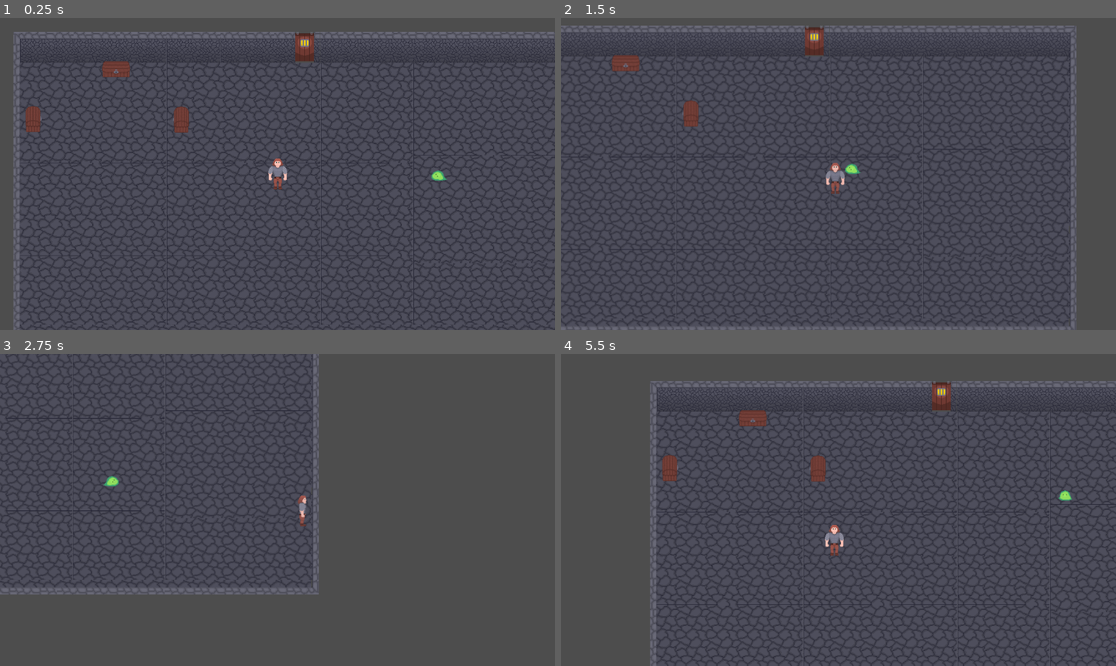
Above: before the commit, frames 1-4 (two rows, left to right).
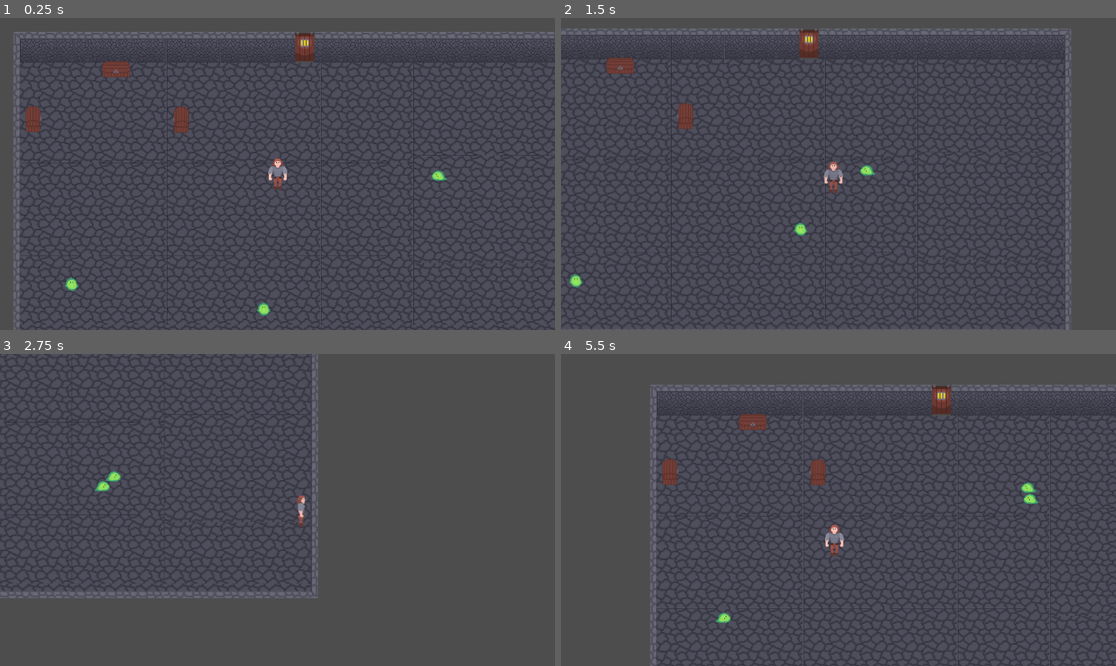
Above: after the commit, the same moments.

Repository: EsderJ10/proyecto-lqs
Game: Godot game, scene res://Scenes/test_room.tscn
The game is run twice, just before and just after one commit, with the same random seed, the same clock (stepped at 60 frames per second) and the same inputs.
Inputs (mouse positions are in pixels of both pictures, inside the frame that each line leads up to):
- Up to frame 1 (0.25 s): no input
- Up to frame 2 (1.5 s): move the mouse to (960, 158) at 0.52 s; hold Right (move_right) 0.53-1.28 s; tap E (open_chest) at 0.6 s; move the mouse to (727, 189) at 1.27 s; hold Down (move_down) from 1.28 s (still down); click (727, 189) at 1.35 s
- Up to frame 3 (2.75 s): move the mouse to (333, 441) at 2.02 s; release Down (move_down) at 2.03 s; hold Right (move_right) from 2.03 s (still down); tap Space (player_dash) at 2.1 s
- Up to frame 4 (5.5 s): move the mouse to (810, 572) at 2.77 s; release Right (move_right) at 2.78 s; hold Up (move_up) 2.78-3.53 s; tap E (open_chest) at 2.85, 5.1 s; move the mouse to (1005, 556) at 3.52 s; hold Left (move_left) 3.53-5.03 s; click (1005, 556) at 3.6 s; move the mouse to (672, 463) at 4.27 s; tap Space (player_dash) at 4.35 s; move the mouse to (866, 510) at 5.02 s; hold Down (move_down) from 5.03 s (still down)

The runs differ from the first frame. In frame 1, 0.2% of the frame differs, in the area x 11-81%, y 49-96%; in frame 2, 10%, in the area x 0-93%, y 2-100%; in frame 3, 5.1%; in frame 4, 9.8%.

Commit message:
Improved enemy class and handling of enemies for open_door #24

Diff:
--- a/Scenes/slime.tscn
+++ b/Scenes/slime.tscn
@@ -26,7 +26,7 @@
 "texture": SubResource("AtlasTexture_eglbl")
 }],
 "loop": true,
-"name": &"down",
+"name": &"move_down",
 "speed": 5.0
 }, {
 "frames": [{
@@ -34,7 +34,7 @@
 "texture": SubResource("AtlasTexture_eis3o")
 }],
 "loop": true,
-"name": &"left",
+"name": &"move_left",
 "speed": 5.0
 }, {
 "frames": [{
@@ -42,7 +42,7 @@
 "texture": SubResource("AtlasTexture_01xv1")
 }],
 "loop": true,
-"name": &"right",
+"name": &"move_right",
 "speed": 5.0
 }, {
 "frames": [{
@@ -50,7 +50,7 @@
 "texture": SubResource("AtlasTexture_vug05")
 }],
 "loop": true,
-"name": &"up",
+"name": &"move_up",
 "speed": 5.0
 }]
 
@@ -67,7 +67,7 @@
 
 [node name="AnimatedSprite2D" type="AnimatedSprite2D" parent="."]
 sprite_frames = SubResource("SpriteFrames_nbbck")
-animation = &"down"
+animation = &"move_up"
 
 [node name="CollisionShape2D" type="CollisionShape2D" parent="."]
 shape = SubResource("CapsuleShape2D_gvihc")
--- a/Scenes/test_room.tscn
+++ b/Scenes/test_room.tscn
@@ -997,3 +997,9 @@
 
 [node name="Door" parent="." instance=ExtResource("6_548gw")]
 position = Vector2(601, 32)
+
+[node name="Slime2" parent="." instance=ExtResource("4_ql2hy")]
+position = Vector2(119, 522)
+
+[node name="Slime3" parent="." instance=ExtResource("4_ql2hy")]
+position = Vector2(516, 589)
--- a/Scripts/Assets/door.gd
+++ b/Scripts/Assets/door.gd
@@ -6,48 +6,54 @@
 var current_state: DoorState = DoorState.CLOSED
 
 # Node references
-@export var auto_register_slimes: bool = true
+@export var auto_register_enemies: bool = true
+@export var open_when_cleared: bool = true
 @export_group("Components")
 @onready var animated_sprite: AnimatedSprite2D = $AnimatedSprite2D
 @onready var collision_shape: CollisionShape2D = $CollisionShape2D
 @onready var open_timer: Timer = $OpenTimer
 
 # Variables
-var active_slimes: int = 0
-var registered_slimes: Array[Slime] = []
+var active_enemies: int = 0
+var registered_enemies: Array[Enemy] = []
 
 func _ready() -> void:
 	set_state(DoorState.CLOSED)
 
-	if !open_timer.timeout.is_connected(_on_open_timer_timeout):
+	if open_timer and !open_timer.timeout.is_connected(_on_open_timer_timeout):
 		open_timer.timeout.connect(_on_open_timer_timeout)
 
-	if auto_register_slimes:
-		register_all_slimes()
+	# Wait one frame to ensure all enemies are initialized
+	await get_tree().process_frame
 
-# Register all slimes in the scene
-func register_all_slimes() -> void:
-	var slimes = get_tree().get_nodes_in_group("slimes")
-	for slime in slimes:
-		register_slime(slime)
+	if auto_register_enemies:
+		register_all_enemies()
 
-# Register an individual slime
-func register_slime(slime: Slime) -> void:
-	if slime == null or not is_instance_valid(slime):
+# Register all enemies in the scene
+func register_all_enemies() -> void:
+	var enemies = get_tree().get_nodes_in_group("enemies")
+	for enemy in enemies:
+		register_enemy(enemy)
+
+	print("** Door registered a total of %d enemies" % active_enemies)
+
+# Register an individual enemy
+func register_enemy(enemy: Enemy) -> void:
+	if enemy == null or not is_instance_valid(enemy):
 		return
 
 	# Only register if not already registered
-	if not slime in registered_slimes:
-		registered_slimes.append(slime)
-		active_slimes += 1
+	if registered_enemies.find(enemy) == -1:
+		registered_enemies.append(enemy)
+		active_enemies += 1
 
-		# Ensure slime is in the slimes group
-		if not slime.is_in_group("slimes"):
-			slime.add_to_group("slimes")
+		# Ensure enemy is in the enemies group
+		if not enemy.is_in_group("enemies"):
+			enemy.add_to_group("enemies")
 
-		# Connect to the died signal if not already connected
-		if not slime.slime_died.is_connected(_on_slime_died):
-			slime.slime_died.connect(_on_slime_died)
+		# Connect to the enemy_died signal
+		if not enemy.enemy_died.is_connected(_on_enemy_died):
+			enemy.enemy_died.connect(_on_enemy_died.bind(enemy))
 
 # Sets the door state and updates visuals/physics
 func set_state(new_state: DoorState) -> void:
@@ -63,31 +69,54 @@
 		DoorState.OPENING:
 			animated_sprite.play("open_door")
 			# Calculate animation duration
-			var animation_duration = _calculate_animation_duration("open_door")
+			var animation_duration = calculate_animation_duration("open_door")
 			open_timer.start(animation_duration)
 		DoorState.OPENED:
 			animated_sprite.play("opened")
 			collision_shape.set_deferred("disabled", true)
 
 # Calculate animation duration in seconds
-func _calculate_animation_duration(animation_name: String) -> float:
+func calculate_animation_duration(animation_name: String) -> float:
+	if not animated_sprite.sprite_frames.has_animation(animation_name):
+		push_error("* Animation '%s' not found" % animation_name)
+		return 1.0
+
 	var frames = animated_sprite.sprite_frames.get_frame_count(animation_name)
 	var speed = animated_sprite.sprite_frames.get_animation_speed(animation_name)
 
-	return (frames / speed)
+	return (frames / speed) if speed > 0 else 1.0
 
-func _on_slime_died() -> void:
-	active_slimes = max(0, active_slimes - 1)
+# Called when any registered enemy dies
+func _on_enemy_died(enemy: Enemy = null) -> void:
+	# Remove from registered list if specified
+	if enemy != null and enemy in registered_enemies:
+		registered_enemies.erase(enemy)
+
+	active_enemies = max(0, active_enemies - 1)
+	print("** Enemy defeated. Remaining enemies: %d" % active_enemies)
 
 	# Check if we should open the door
-	if active_slimes <= 0 and current_state == DoorState.CLOSED:
+	if open_when_cleared and active_enemies <= 0 and current_state == DoorState.CLOSED:
 		open_door()
 
 func open_door() -> void:
 	if current_state == DoorState.CLOSED:
 		set_state(DoorState.OPENING)
 
-# Called when the opening animation should be complete
+# Called when the opening animation completes
 func _on_open_timer_timeout() -> void:
 	if current_state == DoorState.OPENING:
 		set_state(DoorState.OPENED)
+
+# Manually register a new enemy that spawns during gameplay
+func add_enemy(enemy: Enemy) -> void:
+	register_enemy(enemy)
+
+# Force the door to open regardless of enemy count
+func force_open() -> void:
+	open_door()
+
+# Manual override to close an open door
+func close_door() -> void:
+	if current_state != DoorState.CLOSED:
+		set_state(DoorState.CLOSED)
--- a/Scripts/Enemies/enemy.gd
+++ b/Scripts/Enemies/enemy.gd
@@ -9,16 +9,21 @@
 var current_state: EnemyState = EnemyState.IDLE
 
 # Properties
-var speed: int
-var max_speed: int
-var follow_smoothing: float
-var damage: int
-var attack_cooldown: float
-var stun_time: float
-var attack_range: float
-var health_points: int
-var hit_knockback_force: float
-var hit_flash_duration: float
+@export_group("Movement")
+@export var speed: int = 150
+@export var max_speed: int = 200
+@export var follow_smoothing: float = 5.0
+
+@export_group("Combat")
+@export var damage: int = 1
+@export var attack_cooldown: float = 1.0
+@export var stun_time: float = 0.3
+@export var attack_range: float = 50.0
+
+@export_group("Health")
+@export var health_points: int = 3
+@export var hit_knockback_force: float = 200.0
+@export var hit_flash_duration: float = 0.15
 
 # State tracking variables
 var player: Player = null
@@ -26,23 +31,26 @@
 var can_attack: bool = true
 
 # Node references
-# Child classes will assign these in their initialize method
-var animated_sprite: AnimatedSprite2D
-var detection_area: Area2D
-var collision_shape: CollisionShape2D
-var stun_timer: Timer
-var attack_cooldown_timer: Timer
+@onready var animated_sprite: AnimatedSprite2D = $AnimatedSprite2D
+@onready var detection_area: Area2D = $DetectionArea
+@onready var collision_shape: CollisionShape2D = $CollisionShape2D
+@onready var stun_timer: Timer = $StunTimer
+@onready var attack_cooldown_timer: Timer = $AttackCooldownTimer
 
 func _ready() -> void:
-	# Child classes must implement _ready() and call initialize with their nodes
-	pass
-
-# Initialize function that child classes must call
-# Child classes should override this, not call it with parameters
+	# Initialize the enemy
+	initialize()
+
+# Initialize function that child classes can override
 func initialize() -> void:
 	# Configure timers
-	stun_timer.wait_time = stun_time
-	attack_cooldown_timer.wait_time = attack_cooldown
+	if stun_timer:
+		stun_timer.wait_time = stun_time
+		stun_timer.one_shot = true
+
+	if attack_cooldown_timer:
+		attack_cooldown_timer.wait_time = attack_cooldown
+		attack_cooldown_timer.one_shot = true
 
 func _physics_process(delta: float) -> void:
 	match current_state:
@@ -52,7 +60,7 @@
 			# Apply friction when stunned
 			velocity = velocity.lerp(Vector2.ZERO, 0.1)
 		EnemyState.CHASING:
-			if player and is_instance_valid(player):
+			if is_instance_valid(player):
 				chase_player(delta)
 				# Try to attack if close enough and can attack
 				if can_attack and global_position.distance_to(player.global_position) <= attack_range:
@@ -75,15 +83,16 @@
 	var direction_to_player = (player.global_position - global_position).normalized()
 	target_velocity = direction_to_player * speed
 
+	# Improved smoothing with delta
 	velocity = velocity.lerp(target_velocity, delta * follow_smoothing)
 
 	# Cap to max speed
 	if velocity.length() > max_speed:
 		velocity = velocity.normalized() * max_speed
 
-# Must be implemented by child classes
+# Virtual method for animation updates
 func update_animation() -> void:
-	assert(false, "Function 'update_animation' must be implemented by the child class")
+	push_error("Function 'update_animation' must be implemented by the child class")
 
 func get_direction_name(direction: Vector2) -> String:
 	# Get cardinal direction name based on vector2
@@ -93,13 +102,13 @@
 		return "down" if direction.y > 0 else "up"
 
 func get_player_direction() -> Vector2:
-	if player and is_instance_valid(player):
+	if is_instance_valid(player):
 		return (player.global_position - global_position).normalized()
 	return Vector2.DOWN
 
 func _on_detection_area_body_entered(body: Node2D) -> void:
 	if body is Player and current_state != EnemyState.DEAD:
-		player = body as Player
+		player = body
 		transition_to_state(EnemyState.CHASING)
 
 func _on_detection_area_body_exited(body: Node2D) -> void:
@@ -125,58 +134,67 @@
 	stun_timer.start()
 
 func flash_on_hit() -> void:
+	if not is_instance_valid(animated_sprite):
+		return
+
 	# Hit flash effect
 	animated_sprite.modulate = Color(1.5, 1.5, 1.5, 1)  # Bright white flash
 
-	# Return to normal after a short duration
+	# Return to normal after a short duration using a tween
 	var tween = create_tween()
 	tween.tween_property(animated_sprite, "modulate", Color(1, 1, 1, 1), hit_flash_duration)
 
 func apply_knockback() -> void:
-	if player and is_instance_valid(player):
+	if is_instance_valid(player):
 		var knockback_direction = (global_position - player.global_position).normalized()
 		velocity = knockback_direction * hit_knockback_force
 
-# Must be implemented by child classes if they have specific attack behavior
 func attack_player() -> void:
-	if not player or not is_instance_valid(player) or current_state == EnemyState.DEAD:
+	if not is_instance_valid(player) or current_state == EnemyState.DEAD:
 		return
 
 	# Cooldown
 	can_attack = false
 	attack_cooldown_timer.start()
 
+	# Apply damage to player
 	player.take_damage(damage, global_position)
 
+	# Add a little lunge effect
 	var lunge_direction = get_player_direction()
 	velocity += lunge_direction * 100
 
 func _on_stun_timer_timeout() -> void:
 	if current_state == EnemyState.STUNNED:
-		transition_to_state(EnemyState.CHASING if player and is_instance_valid(player) else EnemyState.IDLE)
+		transition_to_state(EnemyState.CHASING if is_instance_valid(player) else EnemyState.IDLE)
 
 func _on_attack_cooldown_timer_timeout() -> void:
 	can_attack = true
 
-# Can be overridden by child classes for custom death behavior
+# Virtual method for death behavior
 func die() -> void:
 	transition_to_state(EnemyState.DEAD)
-	collision_shape.set_deferred("disabled", true)
-	set_collision_layer_value(1, false)  # Disable collisions
+
+	# Disable collisions
+	if collision_shape:
+		collision_shape.set_deferred("disabled", true)
+	set_collision_layer_value(1, false)
 
 	# Emit signal
 	enemy_died.emit()
 
 	# Fade out effect
-	var tween = create_tween()
-	tween.tween_property(animated_sprite, "modulate", Color(1, 1, 1, 0), 0.5)
-	tween.tween_callback(queue_free)
+	if is_instance_valid(animated_sprite):
+		var tween = create_tween()
+		tween.tween_property(animated_sprite, "modulate", Color(1, 1, 1, 0), 0.5)
+		tween.tween_callback(queue_free)
 
 func transition_to_state(new_state: EnemyState) -> void:
 	# Exit current state
 	match current_state:
 		EnemyState.STUNNED:
-			animated_sprite.modulate = Color(1, 1, 1) # Reset color
+			if is_instance_valid(animated_sprite):
+				animated_sprite.modulate = Color(1, 1, 1) # Reset color
 
 	# Update the state
 	current_state = new_state
@@ -184,4 +202,5 @@
 	# Enter new state
 	match new_state:
 		EnemyState.STUNNED:
-			animated_sprite.modulate = Color(1, 0.5, 0.5)  # Red tint when stunned
+			if is_instance_valid(animated_sprite):
+				animated_sprite.modulate = Color(1, 0.5, 0.5)  # Red tint when stunned
--- a/Scripts/Enemies/slime.gd
+++ b/Scripts/Enemies/slime.gd
@@ -4,78 +4,55 @@
 # Signals
 signal slime_died
 
-# Slime specific properties
-@export_group("Movement")
-@export var speed_value: int = 157
-@export var max_speed_value: int = 211
-@export var follow_smoothing_value: float = 5.0
-
-@export_group("Combat")
-@export var damage_value: int = 1
-@export var attack_cooldown_value: float = 1.0
-@export var stun_time_value: float = 0.2
-@export var attack_range_value: float = 60.0
-
-@export_group("Health")
-@export var health_points_value: int = 5
-@export var hit_knockback_force_value: float = 200.0
-@export var hit_flash_duration_value: float = 0.15
-
-# Node references defined with @onready
-@onready var slime_animated_sprite: AnimatedSprite2D = $AnimatedSprite2D
-@onready var slime_detection_area: Area2D = $DetectionArea
-@onready var slime_collision_shape: CollisionShape2D = $DetectionArea/CollisionShape2D
-@onready var slime_stun_timer: Timer = $StunTimer
-@onready var slime_attack_cooldown_timer: Timer = $AttackCooldownTimer
+# Node references
+@onready var animation_player: AnimationPlayer = $AnimationPlayer if has_node("AnimationPlayer") else null
 
 func _ready() -> void:
-	# Set properties from exported values
-	speed = speed_value
-	max_speed = max_speed_value
-	follow_smoothing = follow_smoothing_value
-	damage = damage_value
-	attack_cooldown = attack_cooldown_value
-	stun_time = stun_time_value
-	attack_range = attack_range_value
-	health_points = health_points_value
-	hit_knockback_force = hit_knockback_force_value
-	hit_flash_duration = hit_flash_duration_value
+	# Add to group for easier management
+	add_to_group("enemies")
 
-	# Assign node references before initializing
-	animated_sprite = slime_animated_sprite
-	detection_area = slime_detection_area
-	collision_shape = slime_collision_shape
-	stun_timer = slime_stun_timer
-	attack_cooldown_timer = slime_attack_cooldown_timer
+	# Parent class handles initialization through _ready and initialize()
+	super._ready()
 
-	# Initialize the enemy with node references already assigned
-	initialize()
-
-	# Slime-specific initialization
-	add_to_group("slimes")
-
-# Override initialize to customize setup if needed
 func initialize() -> void:
-	# Call parent's initialize to set up timers and signals
 	super.initialize()
 
-	# Add any slime-specific initialization here
 
+# Override update_animation with slime-specific animations
 func update_animation() -> void:
-	if current_state == EnemyState.DEAD:
-		# TODO: DEAD Animation
+	if not is_instance_valid(animated_sprite):
 		return
 
-	# Determine animation based on movement direction
+	match current_state:
+		EnemyState.DEAD:
+			animated_sprite.play("death")
+			return
+
+		EnemyState.STUNNED:
+			animated_sprite.play("hurt")
+			return
+
+	# Determine animation based on movement
 	if velocity.length() > 10:
-		animated_sprite.play(get_direction_name(velocity))
+		var direction = get_direction_name(velocity)
+		animated_sprite.play("move_" + direction)
 	else:
-		# Use the last direction when idle
-		var face_direction = get_player_direction() if player and is_instance_valid(player) else Vector2.DOWN
-		animated_sprite.play(get_direction_name(face_direction))
+		# Use face direction when idle
+		var face_direction = get_player_direction() if is_instance_valid(player) else Vector2.DOWN
+		animated_sprite.play("idle_" + get_direction_name(face_direction))
 
+# Override attack_player with slime-specific attack behavior
+func attack_player() -> void:
+	# Call parent implementation
+	super.attack_player()
+
+	# Add slime-specific attack behavior
+	if is_instance_valid(animated_sprite):
+		animated_sprite.play("attack")
+
+# Override die with slime-specific death behavior
 func die() -> void:
-	# Call the parent implementation
+	# Call parent implementation
 	super.die()
 
 	# Emit slime-specific signal
